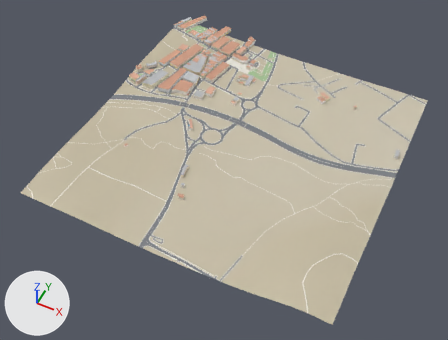
An edit to the glTF model public/world/tiles/-1_-5.glb, drawn before and after from the same camera.
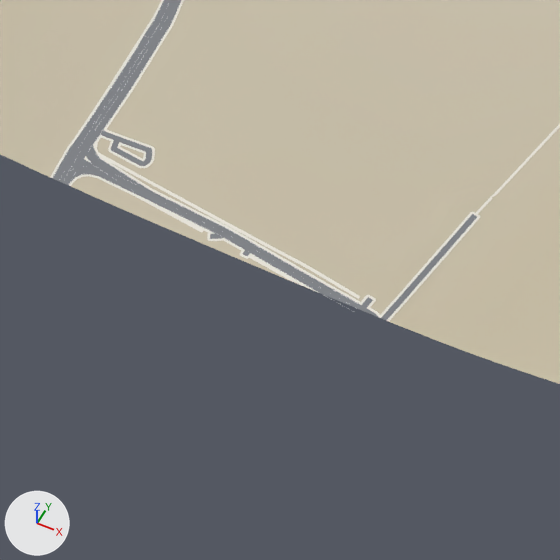
The first picture shows the older version from a 50 mm lens placed at (94.0, 3196.0, 1538.0), pointed at (-517.0, 4417.0, 11.0). The close-ups show the older and then the newer version on the part from 28% to 59% of the width and 60% to 100% of the height of that picture. Only the edits that show in the close-ups are written down. Lighting does not change. The marker at lower left points along +X, +Y and +Z. Where no turn or scale is listed for an object, it has been applied to the vertices. Vertices at exactly the same position are counted once.

The first close-up shows 'Ground', 'Road', 'Sidewalk' and 2 more.
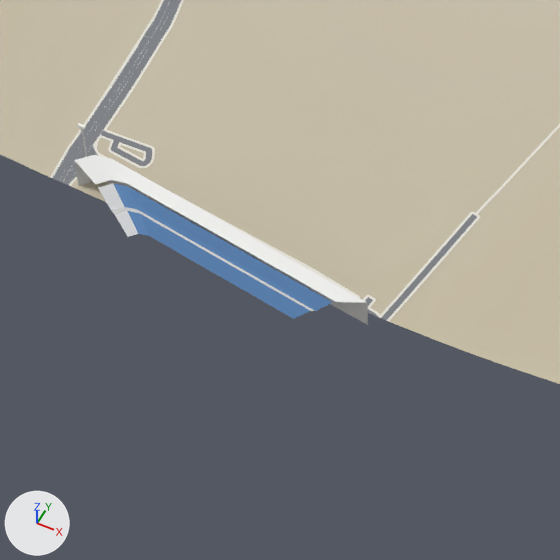
Where the newer file only moved an object's origin or applied its transform, the numbers keep the older frame.

Changed parts and their boxes (x1, y1, x2, y2) in the close-ups (560 x 560 px):
'Detail', reshaped (not visible before)
    after: (74, 123, 368, 325)
part 1 of me_detail, added
    after: (81, 129, 87, 157)
part 2 of me_detail, added (blue)
    after: (98, 183, 332, 319)
part 3 of me_detail, added
    after: (74, 155, 368, 325)

The change, as a diff of the scene's bpy script:
```diff
--- a/public/world/tiles/-1_-5.glb.py
+++ b/public/world/tiles/-1_-5.glb.py
@@ me_detail @@
 # used by ob_detail; location = (-789.1, 4653.3, 77.1)
-me_detail.from_pydata(...)  # 2758 vertices, 2026 faces; spans x -206.0..206.0, y -404.0..404.0, z -12.0..12.0
+me_detail.from_pydata(...)  # 2802 vertices, 2084 faces; spans x -206.0..461.0, y -680.0..404.0, z -12.0..38.0
+# me_detail part 1: a new loose piece, a box spanning x 224.45..225.3, y -632.9..-631.98, z -9.32..35.9, in mat_defaultmaterial_010
+# me_detail part 2: a new loose piece of 20 vertices spanning x 254.0..439.0, y -680.0..-651.0, z -6.0..19.0, in mat_defaultmaterial_010
+# me_detail part 3: a new loose piece of 16 vertices spanning x 229.0..461.0, y -669.0..-638.0, z -10.0..22.0, in mat_defaultmaterial_010
+# other edits to the shape of me_detail do not show in these pictures
 me_detail.materials.append(mat_defaultmaterial_010)
```
